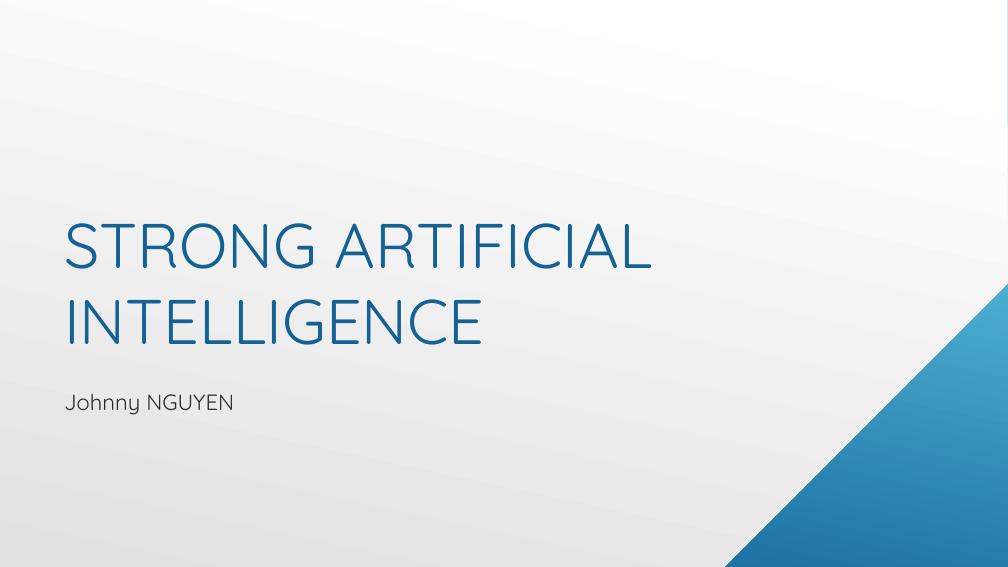
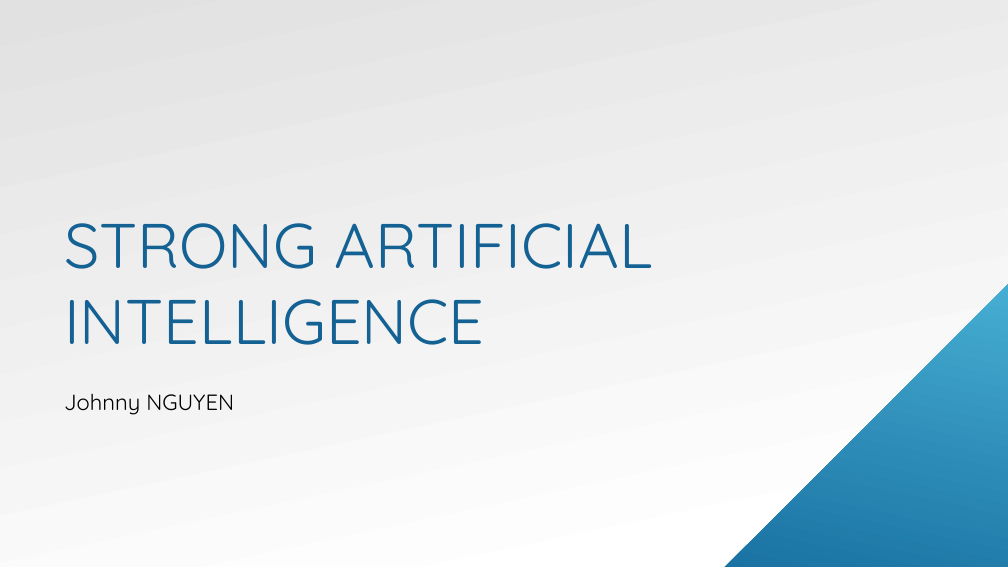
Before and after one commit to jnguyen1192/SIA, a slide deck: slide 1 of SAI_presentation.pptx. Drawn at 1008x567 pixels with LibreOffice and Linux fonts; fonts in the diff are those of the drawing. Boxes give left, top, right and bottom in pixels: in the first picture for what was removed or moved away, otherwise in the second. Text is boxed around its words. In the diff, an @@ line names an element or a change of style, - is before the commit and + after.

```diff
--- a/SAI_presentation.pptx
+++ b/SAI_presentation.pptx
@@ rectangle at <box>0,0,1008,567</box>: fill gradient #6ED2EB to #06588E to gradient #62D2EF to #05578D @@
@@ snip rect at <box>0,0,1008,567</box>: mirrored; rotation 0 to 180 degrees @@
@@ subtitle "Johnny NGUYEN" at <box>64,394,234,415</box>: text colour #000000 at 80% opacity to #000000; less space between paragraphs @@
```
Also in this commit, not shown: 22 other slides changed.
